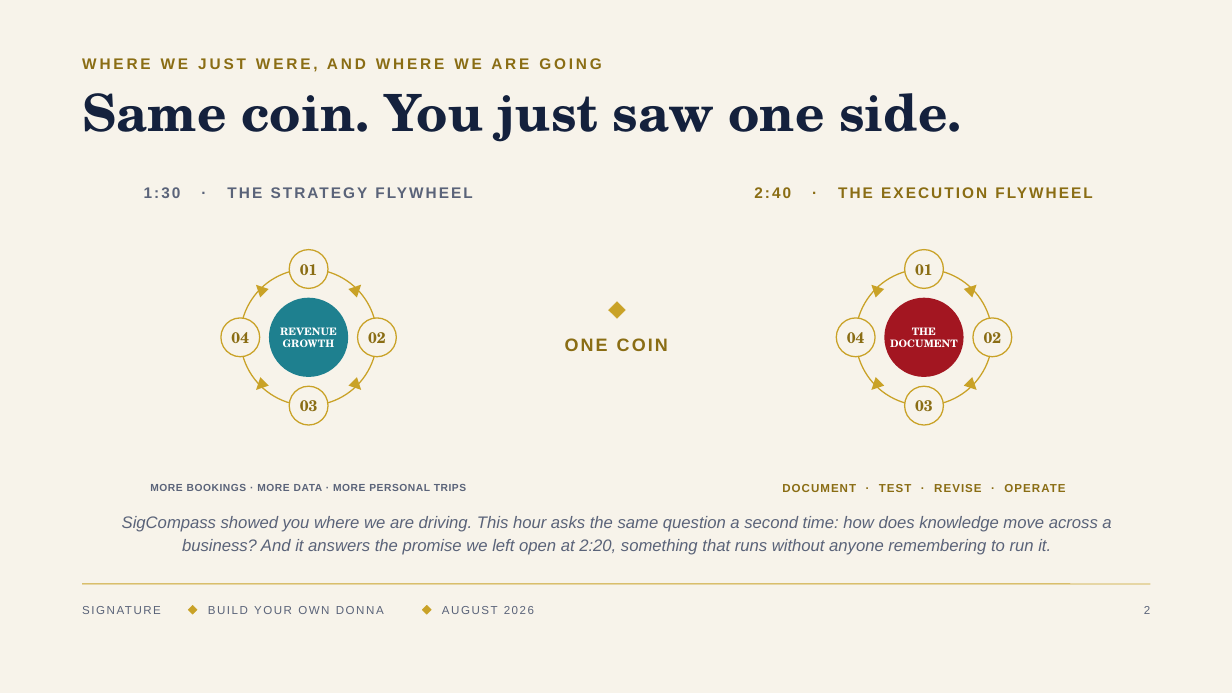
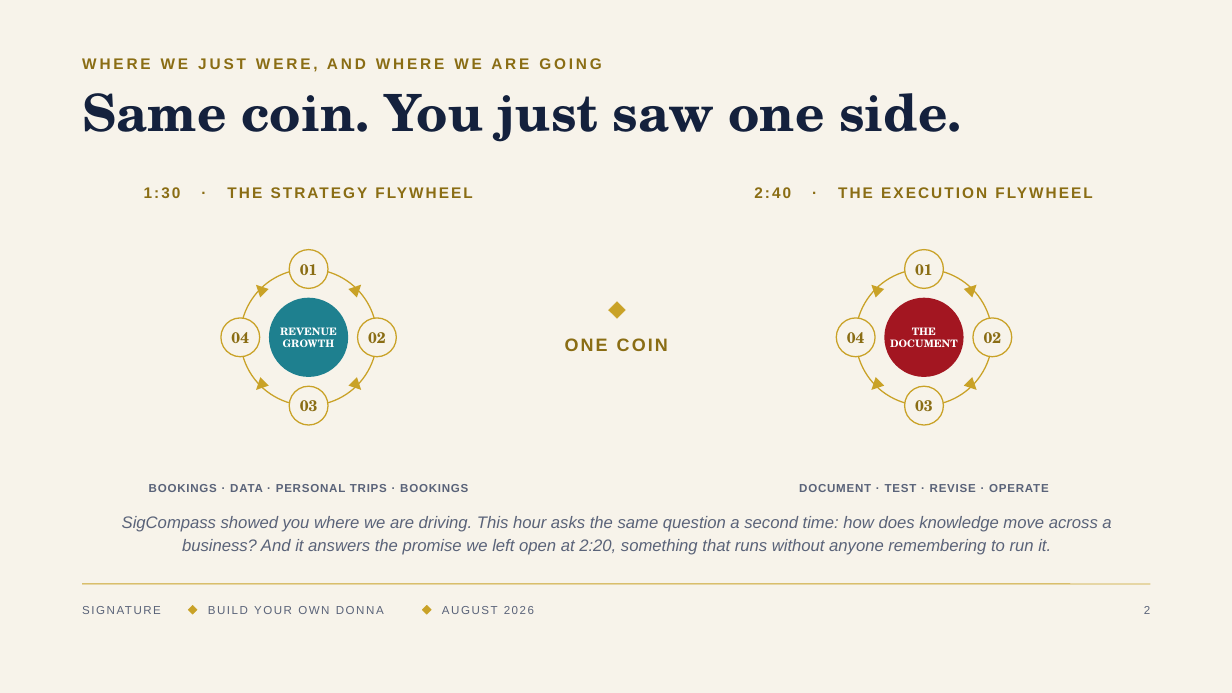
Before and after one commit to denisekgosnell/Donna, a slide deck: slide 2 of decks/build-your-own-donna-v2.pptx. Drawn at 1232x693 pixels with LibreOffice and Linux fonts; fonts in the diff are those of the drawing. Boxes give left, top, right and bottom in pixels: in the first picture for what was removed or moved away, otherwise in the second. Text is boxed around its words. In the diff, an @@ line names an element or a change of style, - is before the commit and + after.

```diff
--- a/decks/build-your-own-donna-v2.pptx
+++ b/decks/build-your-own-donna-v2.pptx
@@ text "1:30 · THE STRATEGY FLYWHEEL" at <box>144,187,181,198</box>: text colour #5A6379 to #8A6D14 @@
@@ text "DOCUMENT · TEST · REVISE ...": place and size @@
-text "DOCUMENT · TEST · REVISE ..." at <box>782,484,1065,492</box>
+text "DOCUMENT · TEST · REVISE ..." at <box>799,484,1049,492</box>
@@ text "DOCUMENT · TEST · REVISE ..." at <box>799,484,1049,492</box>: text colour #8A6D14 to #5A6379, letter spacing 0.8 to 0.6 pt @@
@@ text at <box>149,484,468,492</box>: text changed; size 8 to 9 pt @@
-MORE BOOKINGS · MORE DATA · MORE PERSONAL TRIPS
+BOOKINGS · DATA · PERSONAL TRIPS · BOOKINGS
```
Also in this commit, not shown: 4 other slides changed, 5 other files.
